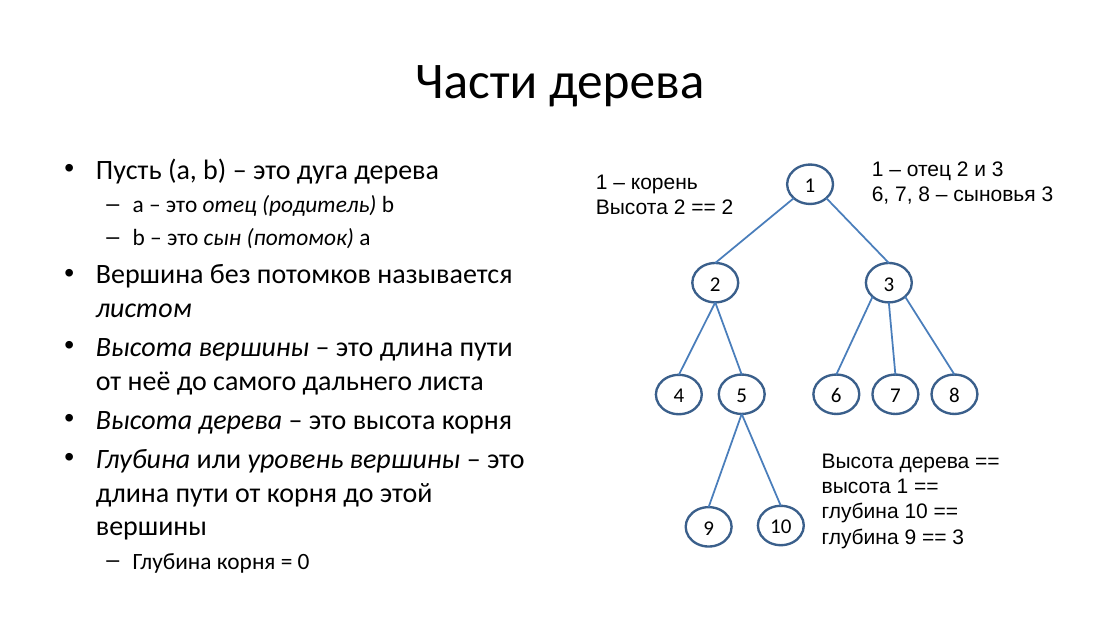
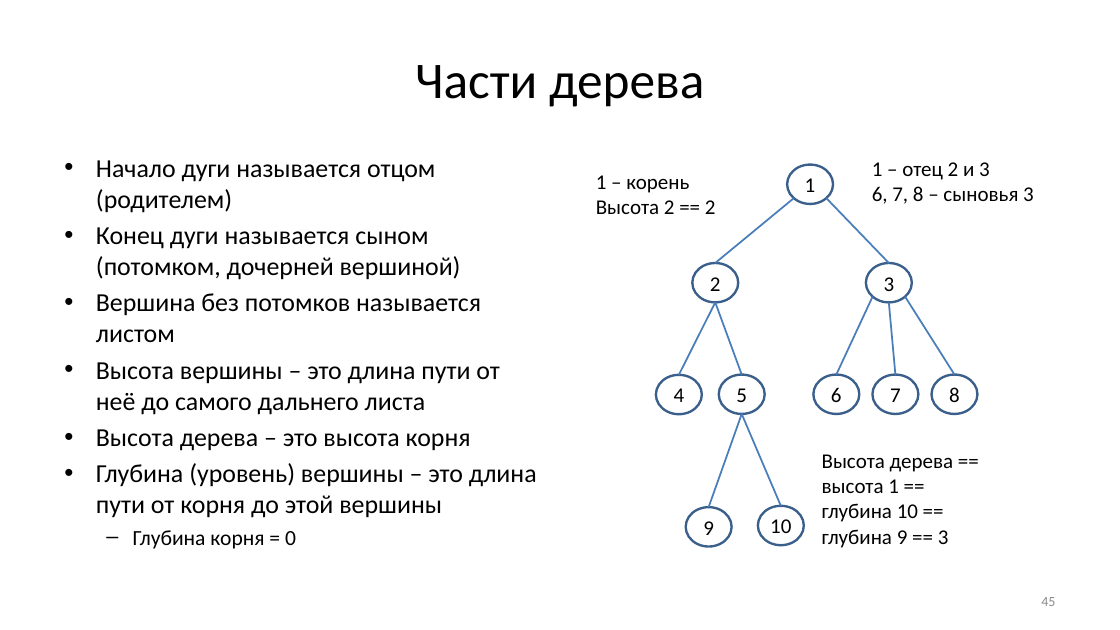
Before and after one commit to Evgueni-Petrov-aka-espetrov/Algorithms-and-Programming-in-C-pptx, a slide deck: slide 45 of 11 Деревья.pptx (slide 5 before the commit). Drawn at 1120x630 pixels with LibreOffice and Linux fonts; fonts in the diff are those of the drawing. Boxes give left, top, right and bottom in pixels: in the first picture for what was removed or moved away, otherwise in the second. Text is boxed around its words. In the diff, an @@ line names an element or a change of style, - is before the commit and + after.

```diff
--- a/11 Деревья.pptx
+++ b/11 Деревья.pptx
@@ text at <box>96,160,461,280</box>: text changed; size 20 to 22.2 pt @@
-• Пусть (a, b) – это дуга дерева
-  – a – это отец (родитель) b
-  – b – это сын (потомок) a
+• Начало дуги называется отцом (родителем)
+• Конец дуги называется сыном (потомком, дочерней вершиной)
@@ font Arial to Calibri in 3 elements at <box>822,454,954,548</box>, <box>872,162,1034,204</box>, <box>596,175,716,214</box> @@
@@ text at <box>96,293,499,549</box>: size 24 to 22.2 pt in "Вершина без потомков называется листом", "Высота вершины – это длина пути от ...", "Высота дерева – это высота корня"; italic off in "листом", "Высота вершины", "Высота дерева"; size 20 to 18.5 pt in "Глубина корня = 0" @@
@@ text at <box>96,463,537,518</box>: text changed; size 24 to 22.2 pt @@
-• Глубина или уровень вершины – это длина пути от корня до этой вершины
+• Глубина (уровень) вершины – это длина пути от корня до этой вершины
@@ page number added at <box>1041,597,1055,606</box>, 12 pt, text #8C8C8C @@
+45
```
Also in this commit, not shown: 34 other slides changed, 201 slides added, 1 slide removed.
